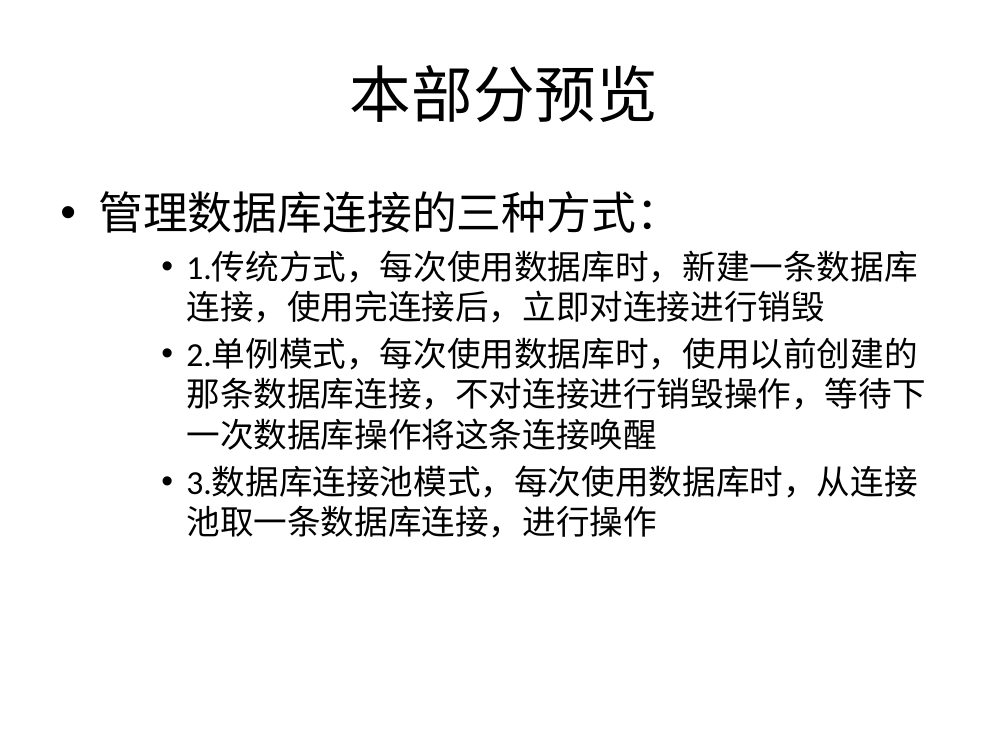
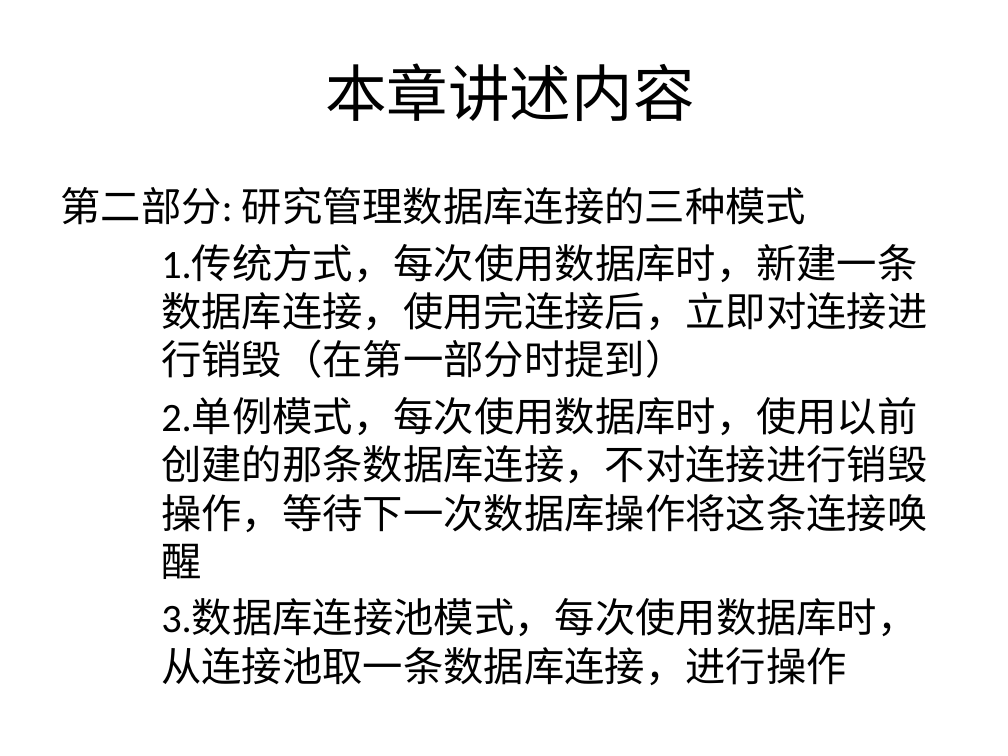
Before and after one commit to swordjoinmagic/JSPLesson, a slide deck: slide 4 of ppt/JSP课PPT.pptx (slide 3 before the commit). Drawn at 1008x756 pixels with LibreOffice and Linux fonts; fonts in the diff are those of the drawing. Boxes give left, top, right and bottom in pixels: in the first picture for what was removed or moved away, otherwise in the second. Text is boxed around its words. In the diff, an @@ line names an element or a change of style, - is before the commit and + after.

```diff
--- a/ppt/JSP课PPT.pptx
+++ b/ppt/JSP课PPT.pptx
@@ text at [325, 63, 695, 121]: text changed @@
-本部分预览
+本章讲述内容
@@ text at [60, 187, 927, 378]: text changed; size 24 to 28.8 pt @@
-• 管理数据库连接的三种方式：
-    • 1.传统方式，每次使用数据库时，新建一条数据库连接，使用完连接后，立即对连接进行销毁
+第二部分: 研究管理数据库连接的三种模式
+    1.传统方式，每次使用数据库时，新建一条数据库连接，使用完连接后，立即对连接进行销毁（在第一部分时提到）
@@ text at [161, 397, 927, 685]: size 24 to 28.8 pt in "2.单例模式，每次使用数据库时，使用以前创建的那条数据库连接，不对连接进行销毁操作，等待下一次数据库操作将这条连接唤醒", "3.数据库连接池模式，每次使用数据库时，从连接池取一条数据库连接，进行操作"; bullet • to none @@
```
Also in this commit, not shown: 4 other slides changed, 60 slides added, 16 other files.
